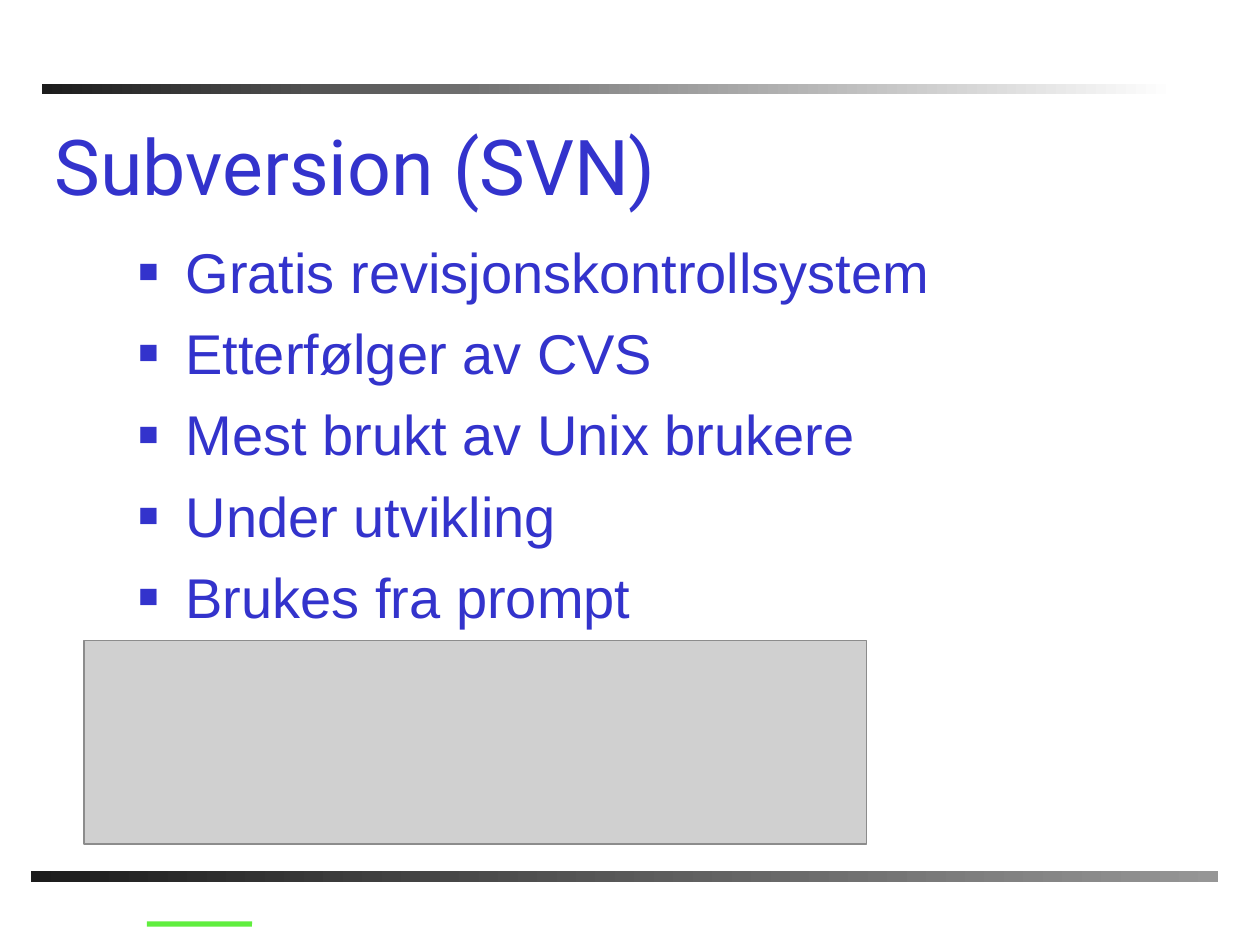
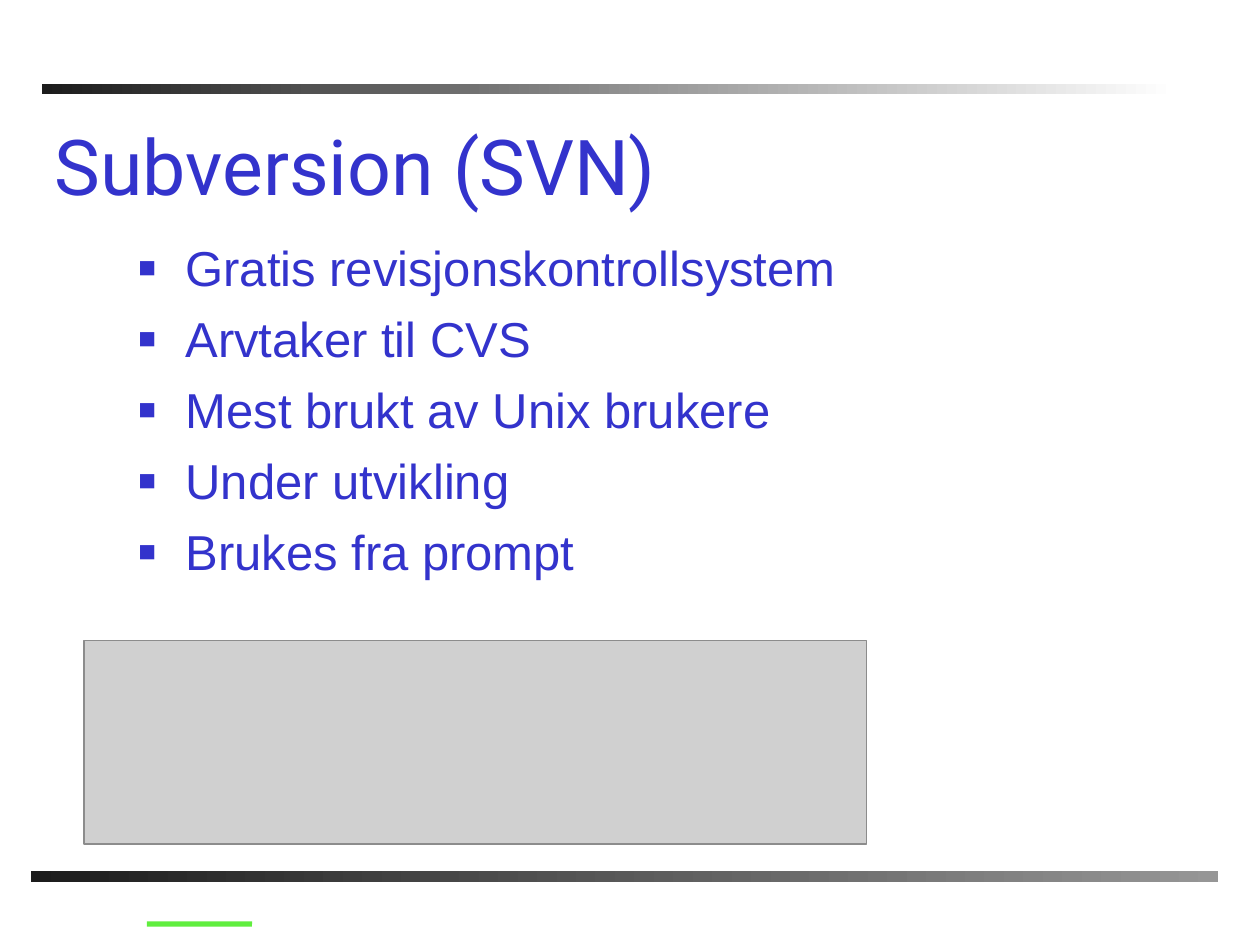
Before and after one commit to AnkhSVN/AnkhSVN, a slide deck: slide 5 of doc/powerpoint/Subversion_addin_for_VS.NET.ppt. Drawn at 1260x945 pixels with LibreOffice and Linux fonts; fonts in the diff are those of the drawing; grey boxes stand for pictures; background and template pictures are left out. Boxes give left, top, right and bottom in pixels: in the first picture for what was removed or moved away, otherwise in the second. Text is boxed around its words. In the diff, an @@ line names an element or a change of style, - is before the commit and + after.

```diff
--- a/doc/powerpoint/Subversion_addin_for_VS.NET.ppt
+++ b/doc/powerpoint/Subversion_addin_for_VS.NET.ppt
@@ text at <box>186,250,836,580</box>: size 32 to 28 pt in "Gratis revisjonskontrollsystem", "Mest brukt av Unix brukere", "Under utvikling", "Brukes fra prompt"; less space between paragraphs @@
@@ text at <box>186,321,531,358</box>: text changed; size 32 to 28 pt @@
-■ Etterfølger av CVS
+■ Arvtaker til CVS
```
Also in this commit, not shown: 15 other slides changed, 2 slides added, 2 slides removed.
